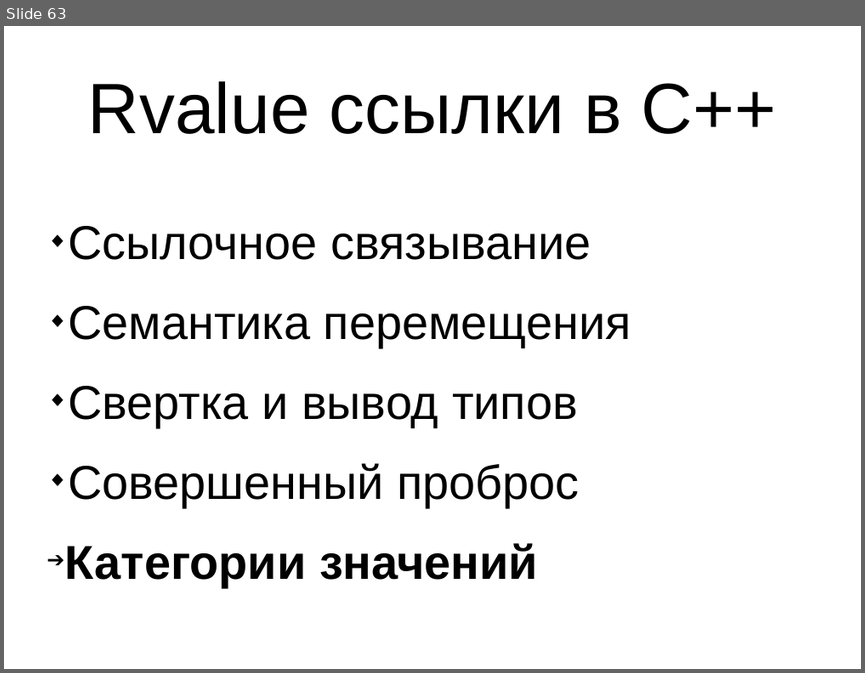
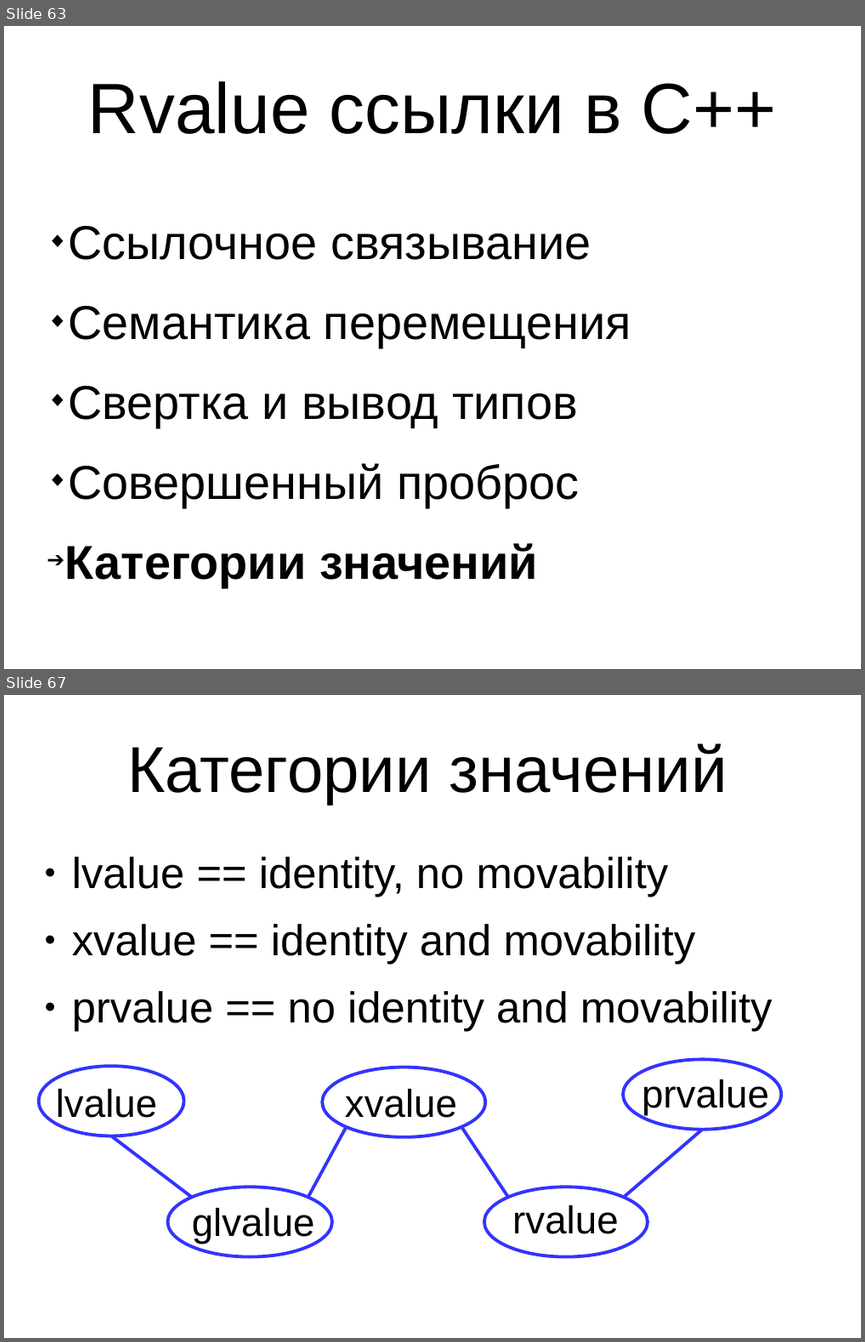
Before and after one commit to MIPT-ILab/cpp-lects-rus, a slide deck: slides/lec1-9-rvalues.odp. Shown one above the other, each under a label of ours: slide 63 before the commit, slides 63 and 67 after it; the slides between them are not shown. The pictures are 865x673 and 865x1342 pixels, drawn with LibreOffice and Linux fonts; fonts in the diff are those of the drawing. Boxes give left, top, right and bottom in pixels: in the first picture for what was removed or moved away, otherwise in the second. Text is boxed around its words. In the diff, an @@ line names an element or a change of style, - is before the commit and + after.

```diff
--- a/slides/lec1-9-rvalues.odp
+++ b/slides/lec1-9-rvalues.odp
@@ slide 67 added at (x1=4, y1=695, x2=861, y2=1338), background #FFFFFF @@
@@ title added at (x1=127, y1=743, x2=727, y2=805), 60 pt, text #000000 @@
+Категории значений
@@ text added at (x1=72, y1=857, x2=772, y2=1032), 40 pt, text #000000 @@
+● lvalue == identity, no movability
+● xvalue == identity and movability
+● prvalue == no identity and movability
@@ ellipse added at (x1=39, y1=1066, x2=184, y2=1136), fill #FFFFFF, outline #3333FF 3 pt @@
@@ ellipse added at (x1=322, y1=1067, x2=485, y2=1137), fill #FFFFFF, outline #3333FF 3 pt @@
@@ ellipse added at (x1=623, y1=1060, x2=782, y2=1129), fill #FFFFFF, outline #3333FF 3 pt @@
@@ text added at (x1=642, y1=1077, x2=769, y2=1115), 36 pt, text #000000 @@
+prvalue
@@ text added at (x1=56, y1=1089, x2=157, y2=1125), 36 pt, text #000000 @@
+lvalue
@@ text added at (x1=345, y1=1089, x2=457, y2=1125), 36 pt, text #000000 @@
+xvalue
@@ line added from (308, 1197) to (346, 1127), #3333FF 3 pt @@
@@ line added from (509, 1197) to (462, 1127), #3333FF 3 pt @@
@@ line added from (192, 1197) to (111, 1136), #3333FF 3 pt @@
@@ line added from (624, 1197) to (702, 1129), #3333FF 3 pt @@
@@ ellipse added at (x1=168, y1=1186, x2=332, y2=1256), fill #FFFFFF, outline #3333FF 3 pt @@
@@ ellipse added at (x1=484, y1=1186, x2=647, y2=1256), fill #FFFFFF, outline #3333FF 3 pt @@
@@ text added at (x1=192, y1=1208, x2=315, y2=1244), 36 pt, text #000000 @@
+glvalue
@@ text added at (x1=512, y1=1205, x2=618, y2=1234), 36 pt, text #000000 @@
+rvalue
```
Also in this commit, not shown: 1 slide changed, 11 other slides added.
